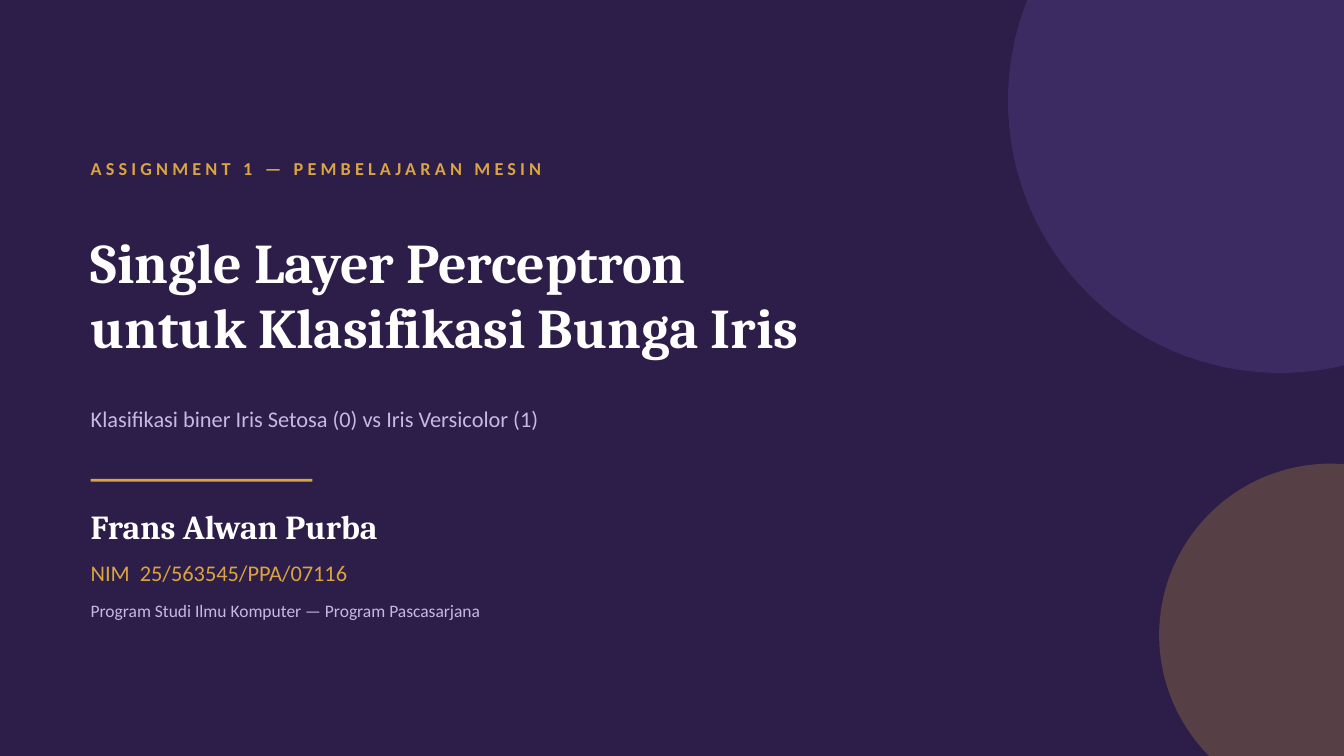
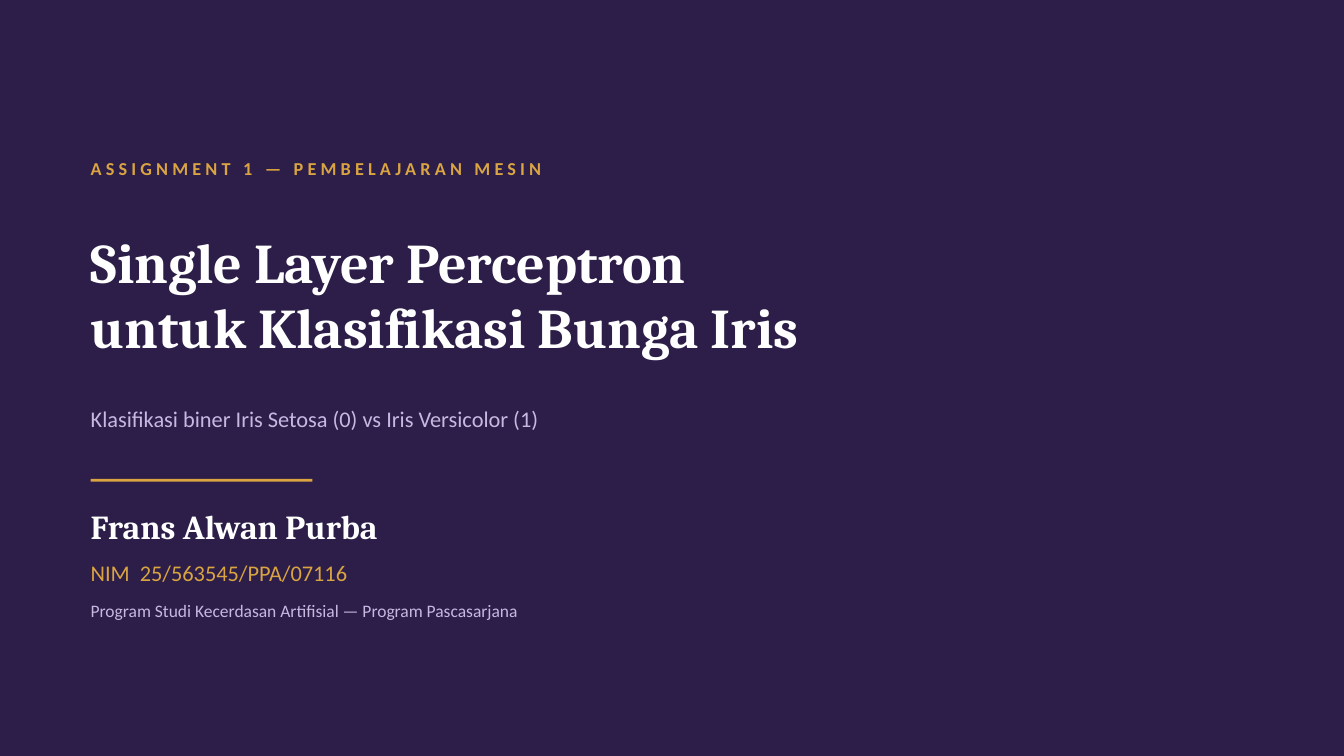
Before and after one commit to fransalwan/slp-iris-classification-fransalwan-tugas1-pmml, a slide deck: slide 1 of slides/Tugas1_SLP_Frans_Alwan_Purba.pptx. Drawn at 1344x756 pixels with LibreOffice and Linux fonts; fonts in the diff are those of the drawing. Boxes give left, top, right and bottom in pixels: in the first picture for what was removed or moved away, otherwise in the second. Text is boxed around its words. In the diff, an @@ line names an element or a change of style, - is before the commit and + after.

```diff
--- a/slides/Tugas1_SLP_Frans_Alwan_Purba.pptx
+++ b/slides/Tugas1_SLP_Frans_Alwan_Purba.pptx
@@ ellipse removed at [1008,0,1344,373] @@
@@ ellipse removed at [1159,464,1344,756] @@
@@ text at [91,605,518,620]: text changed @@
-Program Studi Ilmu Komputer — Program Pascasarjana
+Program Studi Kecerdasan Artifisial — Program Pascasarjana
```
Also in this commit, not shown: 3 other slides changed.
